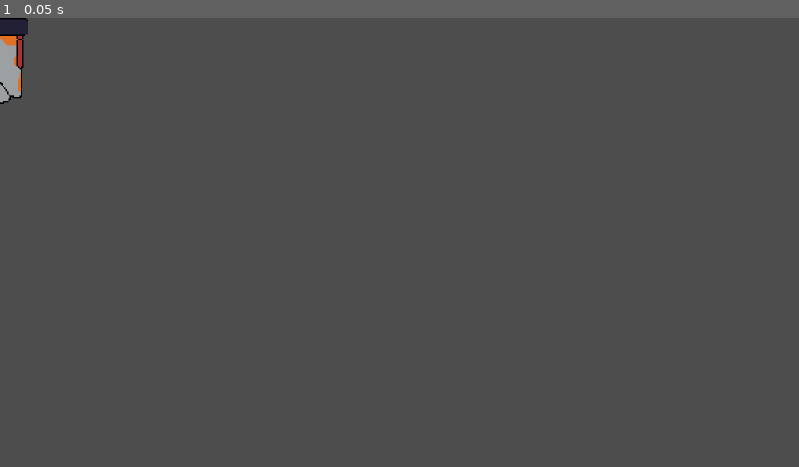
Above: before the commit, frame 1.
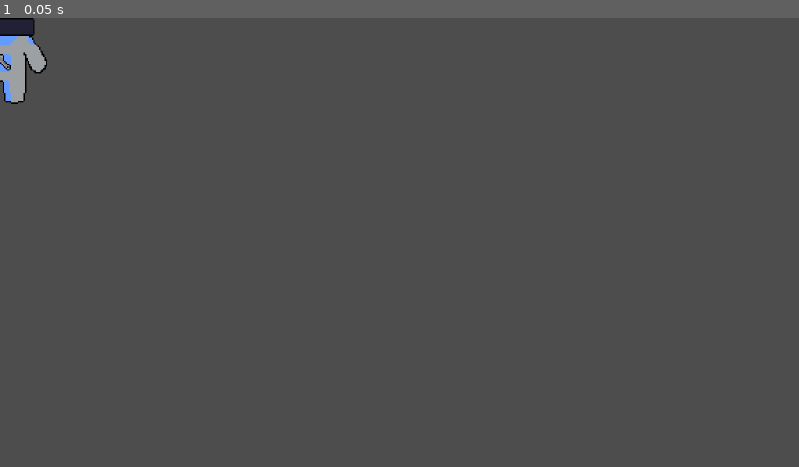
Above: after the commit, the same moment.

Repository: Felkun/global-game-jam-2026
Game: Godot game, scene res://enemy.tscn
Two runs of this game, one before a commit and one after it. Both use one fixed random seed, a clock stepped at 60 frames per second and the inputs below. This scene is started directly instead of the project's main scene.
Inputs:
- Up to frame 1 (0.05 s): no input

The runs differ from the first frame. In frame 1, 0.5% of the frame differs, in the area x 0-6%, y 0-20%.

Commit message:
Add enemy animation

Diff:
--- a/enemy.tscn
+++ b/enemy.tscn
@@ -1,136 +1,158 @@
 [gd_scene format=3 uid="uid://3tw3uf465m8p"]
 
-[ext_resource type="Texture2D" uid="uid://cso5xcf67oqv" path="res://asset/the-musquerade/images/player.png" id="1_7k104"]
-
-[sub_resource type="AtlasTexture" id="AtlasTexture_i3pqv"]
+[ext_resource type="Texture2D" uid="uid://o11p2tlwn1ro" path="res://asset/the-musquerade/images/meccanico-Sheet.png" id="1_7k104"]
+
+[sub_resource type="GDScript" id="GDScript_7k104"]
+script/source = "extends CharacterBody2D
+
+enum actual_state {IDLE, MOVE, DETECTION}
+enum current_direction { NONE, UP, DOWN, LEFT, RIGHT }
+const SPEED = 300.0
+var player_chased = false
+
+
+func _physics_process(delta):
+
+	# Get the input direction and handle the movement/deceleration.
+	# As good practice, you should replace UI actions with custom gameplay actions.
+	var direction := Input.get_axis(\"ui_left\", \"ui_right\")
+	if direction:
+		velocity.x = direction * SPEED
+	else:
+		velocity.x = move_toward(velocity.x, 0, SPEED)
+
+	move_and_slide()
+"
+
+[sub_resource type="AtlasTexture" id="AtlasTexture_4gyqm"]
 atlas = ExtResource("1_7k104")
 region = Rect2(0, 384, 128, 128)
 
-[sub_resource type="AtlasTexture" id="AtlasTexture_hqtel"]
+[sub_resource type="AtlasTexture" id="AtlasTexture_qi2p4"]
 atlas = ExtResource("1_7k104")
 region = Rect2(128, 384, 128, 128)
 
-[sub_resource type="AtlasTexture" id="AtlasTexture_sweqy"]
+[sub_resource type="AtlasTexture" id="AtlasTexture_iifgy"]
 atlas = ExtResource("1_7k104")
 region = Rect2(256, 384, 128, 128)
 
-[sub_resource type="AtlasTexture" id="AtlasTexture_2hs0m"]
+[sub_resource type="AtlasTexture" id="AtlasTexture_epg4t"]
 atlas = ExtResource("1_7k104")
 region = Rect2(384, 384, 128, 128)
 
-[sub_resource type="AtlasTexture" id="AtlasTexture_1jxqw"]
+[sub_resource type="AtlasTexture" id="AtlasTexture_3yqyl"]
 atlas = ExtResource("1_7k104")
 region = Rect2(0, 256, 128, 128)
 
-[sub_resource type="AtlasTexture" id="AtlasTexture_dw050"]
+[sub_resource type="AtlasTexture" id="AtlasTexture_wujgv"]
 atlas = ExtResource("1_7k104")
 region = Rect2(128, 256, 128, 128)
 
-[sub_resource type="AtlasTexture" id="AtlasTexture_b26j0"]
+[sub_resource type="AtlasTexture" id="AtlasTexture_hb8ge"]
 atlas = ExtResource("1_7k104")
 region = Rect2(256, 256, 128, 128)
 
-[sub_resource type="AtlasTexture" id="AtlasTexture_n7ghd"]
+[sub_resource type="AtlasTexture" id="AtlasTexture_e1ltt"]
 atlas = ExtResource("1_7k104")
 region = Rect2(384, 256, 128, 128)
 
-[sub_resource type="AtlasTexture" id="AtlasTexture_nvl01"]
+[sub_resource type="AtlasTexture" id="AtlasTexture_dxifv"]
 atlas = ExtResource("1_7k104")
 region = Rect2(512, 256, 128, 128)
 
-[sub_resource type="AtlasTexture" id="AtlasTexture_ivps1"]
+[sub_resource type="AtlasTexture" id="AtlasTexture_pwjut"]
 atlas = ExtResource("1_7k104")
 region = Rect2(640, 256, 128, 128)
 
-[sub_resource type="AtlasTexture" id="AtlasTexture_urp6f"]
+[sub_resource type="AtlasTexture" id="AtlasTexture_n0g06"]
 atlas = ExtResource("1_7k104")
 region = Rect2(768, 256, 128, 128)
 
-[sub_resource type="AtlasTexture" id="AtlasTexture_bwjto"]
+[sub_resource type="AtlasTexture" id="AtlasTexture_ar8e5"]
 atlas = ExtResource("1_7k104")
 region = Rect2(896, 256, 128, 128)
 
-[sub_resource type="AtlasTexture" id="AtlasTexture_4gyqm"]
+[sub_resource type="AtlasTexture" id="AtlasTexture_doop2"]
 atlas = ExtResource("1_7k104")
 region = Rect2(0, 128, 128, 128)
 
-[sub_resource type="AtlasTexture" id="AtlasTexture_qi2p4"]
+[sub_resource type="AtlasTexture" id="AtlasTexture_5hcft"]
 atlas = ExtResource("1_7k104")
 region = Rect2(128, 128, 128, 128)
 
-[sub_resource type="AtlasTexture" id="AtlasTexture_iifgy"]
+[sub_resource type="AtlasTexture" id="AtlasTexture_nnovl"]
 atlas = ExtResource("1_7k104")
 region = Rect2(256, 128, 128, 128)
 
-[sub_resource type="AtlasTexture" id="AtlasTexture_epg4t"]
+[sub_resource type="AtlasTexture" id="AtlasTexture_jmwgi"]
 atlas = ExtResource("1_7k104")
 region = Rect2(384, 128, 128, 128)
 
-[sub_resource type="AtlasTexture" id="AtlasTexture_pylmc"]
+[sub_resource type="AtlasTexture" id="AtlasTexture_g2u8i"]
 atlas = ExtResource("1_7k104")
 region = Rect2(0, 0, 128, 128)
 
-[sub_resource type="AtlasTexture" id="AtlasTexture_pbfsw"]
+[sub_resource type="AtlasTexture" id="AtlasTexture_otto8"]
 atlas = ExtResource("1_7k104")
 region = Rect2(128, 0, 128, 128)
 
-[sub_resource type="AtlasTexture" id="AtlasTexture_5tmop"]
+[sub_resource type="AtlasTexture" id="AtlasTexture_8q82m"]
 atlas = ExtResource("1_7k104")
 region = Rect2(256, 0, 128, 128)
 
-[sub_resource type="AtlasTexture" id="AtlasTexture_7ahtn"]
+[sub_resource type="AtlasTexture" id="AtlasTexture_epc7x"]
 atlas = ExtResource("1_7k104")
 region = Rect2(384, 0, 128, 128)
 
-[sub_resource type="AtlasTexture" id="AtlasTexture_7lmhl"]
+[sub_resource type="AtlasTexture" id="AtlasTexture_o7rgc"]
 atlas = ExtResource("1_7k104")
 region = Rect2(512, 0, 128, 128)
 
-[sub_resource type="AtlasTexture" id="AtlasTexture_dx0e4"]
+[sub_resource type="AtlasTexture" id="AtlasTexture_kdav3"]
 atlas = ExtResource("1_7k104")
 region = Rect2(640, 0, 128, 128)
 
-[sub_resource type="AtlasTexture" id="AtlasTexture_jm5j8"]
+[sub_resource type="AtlasTexture" id="AtlasTexture_jpbtr"]
 atlas = ExtResource("1_7k104")
 region = Rect2(768, 0, 128, 128)
 
-[sub_resource type="AtlasTexture" id="AtlasTexture_7hik5"]
+[sub_resource type="AtlasTexture" id="AtlasTexture_qgdfx"]
 atlas = ExtResource("1_7k104")
 region = Rect2(896, 0, 128, 128)
 
-[sub_resource type="AtlasTexture" id="AtlasTexture_qtqh7"]
+[sub_resource type="AtlasTexture" id="AtlasTexture_qku5p"]
 atlas = ExtResource("1_7k104")
 region = Rect2(0, 640, 128, 128)
 
-[sub_resource type="AtlasTexture" id="AtlasTexture_2wuci"]
+[sub_resource type="AtlasTexture" id="AtlasTexture_l1fjw"]
 atlas = ExtResource("1_7k104")
 region = Rect2(128, 640, 128, 128)
 
-[sub_resource type="AtlasTexture" id="AtlasTexture_iruf7"]
+[sub_resource type="AtlasTexture" id="AtlasTexture_b5wqg"]
 atlas = ExtResource("1_7k104")
 region = Rect2(256, 640, 128, 128)
 
-[sub_resource type="AtlasTexture" id="AtlasTexture_j5n4i"]
+[sub_resource type="AtlasTexture" id="AtlasTexture_hgro5"]
 atlas = ExtResource("1_7k104")
 region = Rect2(384, 640, 128, 128)
 
-[sub_resource type="AtlasTexture" id="AtlasTexture_634y6"]
+[sub_resource type="AtlasTexture" id="AtlasTexture_18rq2"]
 atlas = ExtResource("1_7k104")
 region = Rect2(0, 512, 128, 128)
 
-[sub_resource type="AtlasTexture" id="AtlasTexture_efrwb"]
+[sub_resource type="AtlasTexture" id="AtlasTexture_ccdwq"]
 atlas = ExtResource("1_7k104")
 region = Rect2(128, 512, 128, 128)
 
-[sub_resource type="AtlasTexture" id="AtlasTexture_hiqhm"]
+[sub_resource type="AtlasTexture" id="AtlasTexture_0jgdh"]
 atlas = ExtResource("1_7k104")
 region = Rect2(256, 512, 128, 128)
 
-[sub_resource type="AtlasTexture" id="AtlasTexture_tkwlq"]
+[sub_resource type="AtlasTexture" id="AtlasTexture_6wg26"]
 atlas = ExtResource("1_7k104")
 region = Rect2(384, 512, 128, 128)
 
-[sub_resource type="AtlasTexture" id="AtlasTexture_hl5qd"]
+[sub_resource type="AtlasTexture" id="AtlasTexture_qskgw"]
 atlas = ExtResource("1_7k104")
 region = Rect2(512, 512, 128, 128)
 
@@ -247,38 +269,43 @@
 }, {
 "frames": [{
 "duration": 1.0,
-"texture": SubResource("AtlasTexture_634y6")
-}, {
-"duration": 1.0,
-"texture": SubResource("AtlasTexture_efrwb")
-}, {
-"duration": 1.0,
-"texture": SubResource("AtlasTexture_hiqhm")
-}, {
-"duration": 1.0,
-"texture": SubResource("AtlasTexture_tkwlq")
-}, {
-"duration": 1.0,
-"texture": SubResource("AtlasTexture_hl5qd")
+"texture": SubResource("AtlasTexture_18rq2")
+}, {
+"duration": 1.0,
+"texture": SubResource("AtlasTexture_ccdwq")
+}, {
+"duration": 1.0,
+"texture": SubResource("AtlasTexture_0jgdh")
+}, {
+"duration": 1.0,
+"texture": SubResource("AtlasTexture_6wg26")
+}, {
+"duration": 1.0,
+"texture": SubResource("AtlasTexture_qskgw")
 }],
 "loop": true,
 "name": &"side_walk",
 "speed": 10.0
 }]
 
-[sub_resource type="CapsuleShape2D" id="CapsuleShape2D_7k104"]
-radius = 21.090233
-height = 65.88454
-
-[node name="CharacterBody2D" type="CharacterBody2D" unique_id=68590956]
+[sub_resource type="CapsuleShape2D" id="CapsuleShape2D_4gyqm"]
+radius = 24.992756
+height = 67.98029
+
+[node name="enemy" type="CharacterBody2D" unique_id=68590956]
+script = SubResource("GDScript_7k104")
 
 [node name="AnimatedSprite2D" type="AnimatedSprite2D" parent="." unique_id=1645887124]
 sprite_frames = SubResource("SpriteFrames_3yqyl")
-animation = &"side_walk"
-
-[node name="CollisionPolygon2D" type="CollisionPolygon2D" parent="." unique_id=564941503]
-
-[node name="CollisionShape2D" type="CollisionShape2D" parent="." unique_id=565965230]
-position = Vector2(-1.9999998, 39)
+animation = &"back_idle"
+
+[node name="detection_area" type="Area2D" parent="AnimatedSprite2D" unique_id=1926171846]
+
+[node name="CollisionShape2D2" type="CollisionPolygon2D" parent="AnimatedSprite2D/detection_area" unique_id=1316074971]
+polygon = PackedVector2Array(0, 0, 64, -300, -64, -300)
+
+[node name="CollisionShape2D" type="CollisionShape2D" parent="." unique_id=1970788268]
+position = Vector2(1.0000002, 38.000008)
 rotation = 1.5948807
-shape = SubResource("CapsuleShape2D_7k104")
+scale = Vector2(0.99999994, 0.99999994)
+shape = SubResource("CapsuleShape2D_4gyqm")
--- a/main.tscn
+++ b/main.tscn
@@ -67,7 +67,7 @@
 var dir = current_direction.NONE
 func _physics_process(delta):
 	player_movement(delta)
-
+	transform.x
 func player_movement(delta):
 
 	if Input.is_action_pressed(\"move_up\"):
--- a/scripts/player.gd
+++ b/scripts/player.gd
@@ -1,14 +1,69 @@
 extends CharacterBody2D
 
-@export var speed := 1.0
 
+const SPEED = 450.0
+enum current_direction { NONE, UP, DOWN, LEFT, RIGHT }
+var dir = current_direction.NONE
 func _physics_process(delta):
-	var direction := Vector2.ZERO
+	player_movement(delta)
+	transform.x
+func player_movement(delta):
 
-	direction.x = Input.get_action_strength("move_right") - Input.get_action_strength("move_left")
-	direction.y = Input.get_action_strength("move_down") - Input.get_action_strength("move_up")
-
-	direction = direction.normalized()
-	velocity = direction * speed
+	if Input.is_action_pressed("move_up"):
+		dir = current_direction.UP
+		play_anim(1)
+		velocity.x = 0
+		velocity.y = -SPEED
+	elif Input.is_action_pressed("move_down"):
+		dir = current_direction.DOWN
+		play_anim(1)
+		velocity.x = 0
+		velocity.y = SPEED
+	elif Input.is_action_pressed("move_left"):
+		dir = current_direction.LEFT
+		play_anim(1)
+		velocity.x = -SPEED
+		velocity.y = 0
+	elif Input.is_action_pressed("move_right"):
+		dir = current_direction.RIGHT
+		play_anim(1)
+		velocity.x = SPEED
+		velocity.y = 0
+	else:
+		play_anim(0)
+		velocity.x = 0
+		velocity.y = 0
 
 	move_and_slide()
+
+func play_anim(movement):
+	var anim = $AnimatedSprite2D
+
+	if dir == current_direction.RIGHT:
+		anim.flip_h = false
+		if movement == 1:
+			anim.play("side_walk")
+		elif movement == 0:
+			anim.play("side_idle")
+	elif dir == current_direction.LEFT:
+		anim.flip_h = true
+		if movement == 1:
+			anim.play("side_walk")
+		elif movement == 0:
+			anim.play("side_idle")
+	elif dir == current_direction.UP:
+		anim.flip_h = false
+		if movement == 1:
+			anim.play("back_walk")
+		elif movement == 0:
+			anim.play("back_idle")
+
+	elif dir == current_direction.DOWN:
+		anim.flip_h = false
+		if movement == 1:
+			anim.play("front_walk")
+		elif movement == 0:
+			anim.play("front_idle")
+
+	else:
+		anim.play("front_idle")
Not shown: 5 places in enemy.tscn that only renumber resources
